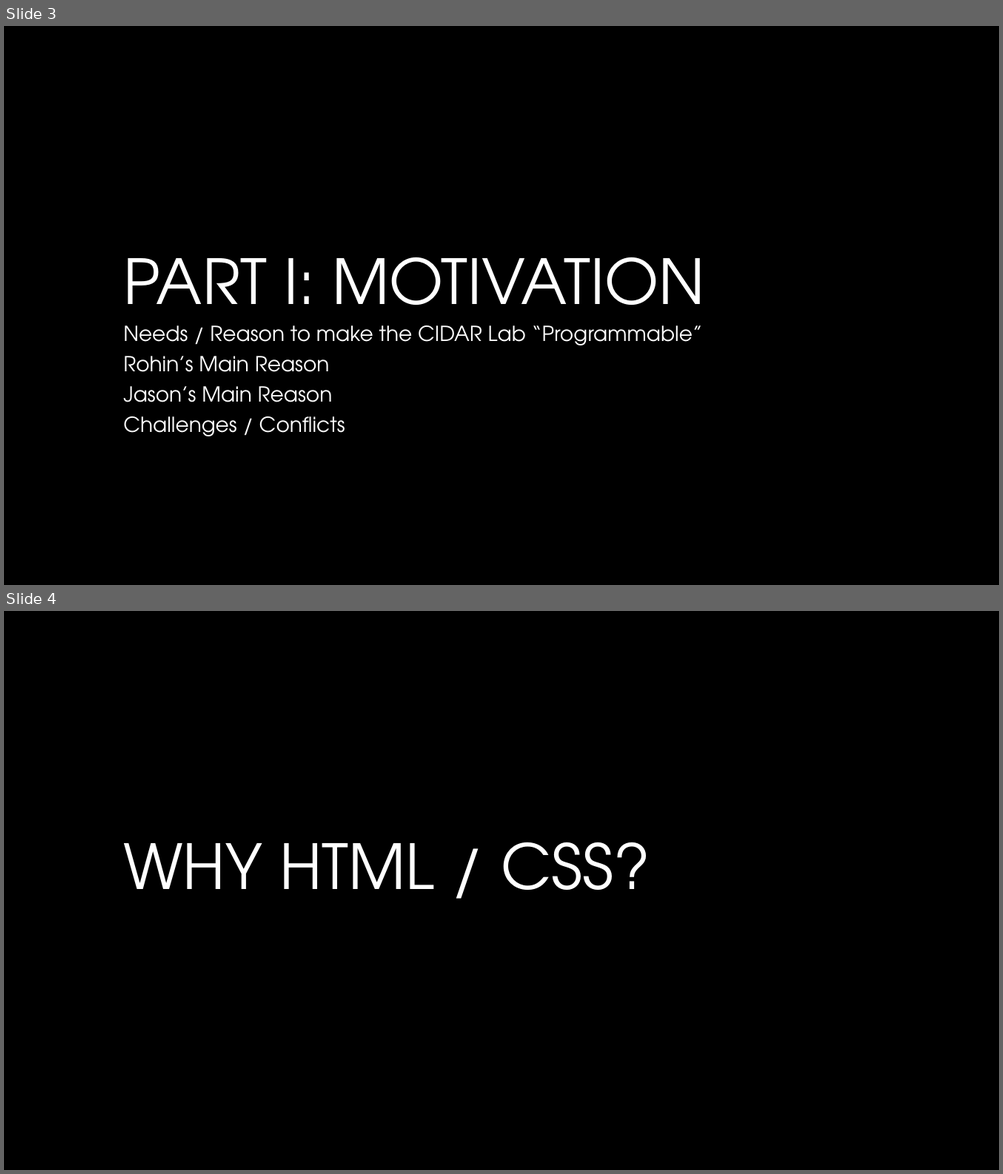
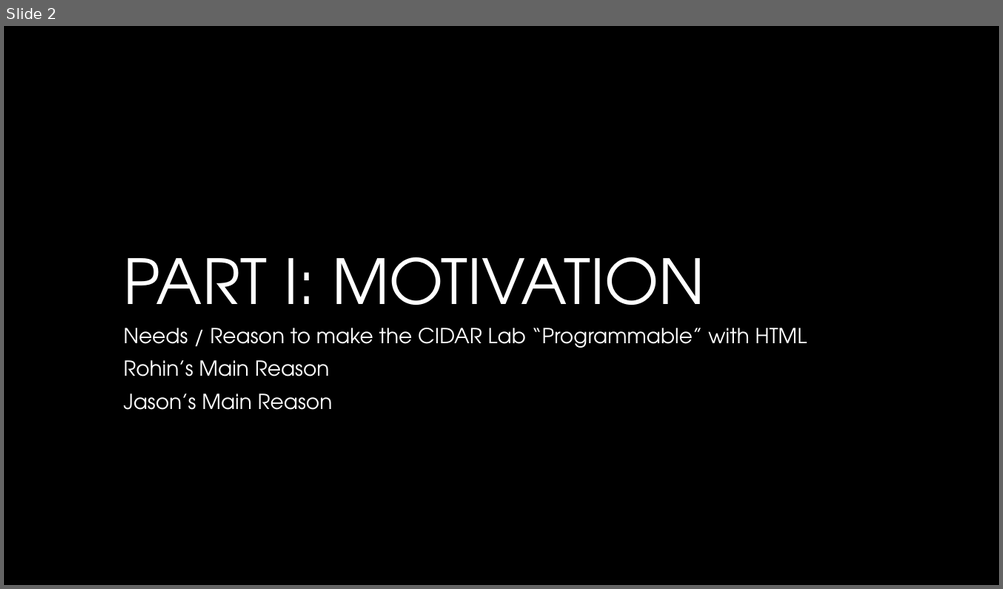
Before and after one commit to jasonlu6/UROP-Spring-Framework-, a slide deck: meeting2-jason.pptx. Shown one above the other, each under a label of ours: slides 3 and 4 before the commit, slide 2 after it. The pictures are 1003x1174 and 1003x589 pixels, drawn with LibreOffice and Linux fonts; fonts in the diff are those of the drawing; background and template pictures are left out. Boxes give left, top, right and bottom in pixels: in the first picture for what was removed or moved away, otherwise in the second. Text is boxed around its words. In the diff, an @@ line names an element or a change of style, - is before the commit and + after.

```diff
--- a/meeting2-jason.pptx
+++ b/meeting2-jason.pptx
@@ slide 4 removed at (x1=4, y1=611, x2=999, y2=1170), background #000000 @@
@@ title removed at (x1=123, y1=842, x2=650, y2=890) @@
-WHY HTML / CSS?
@@ what was slide 3 is now slide 2 @@
@@ slide 2 changed as well @@
@@ subtitle at (x1=123, y1=328, x2=807, y2=348): text changed @@
-Needs / Reason to make the CIDAR Lab “Programmable”
+Needs / Reason to make the CIDAR Lab “Programmable” with HTML
@@ subtitle at (x1=123, y1=360, x2=333, y2=410): line spacing 0.8 to 0.9 @@
@@ subtitle at (x1=123, y1=417, x2=345, y2=437): paragraph removed @@
-Challenges / Conflicts
```
Also in this commit, not shown: 6 other slides changed, 3 slides added, 1 other slide removed, 1 other file.
